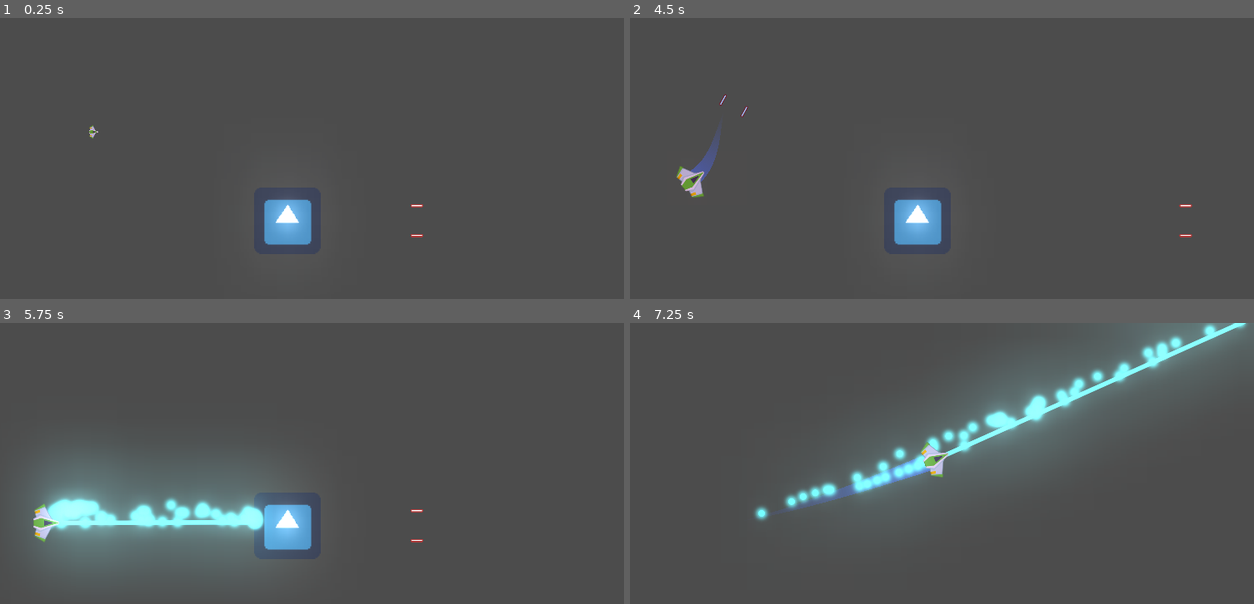
Above: before the commit, frames 1-4 (two rows, left to right).
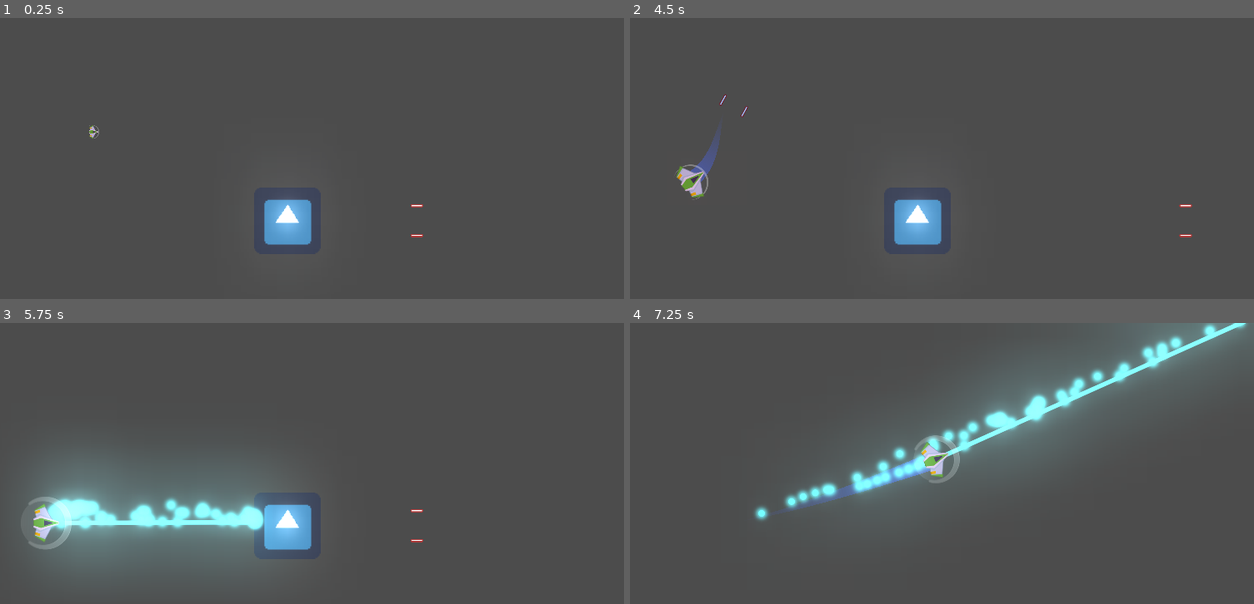
Above: after the commit, the same moments.

Repository: ismael29h/mete0rit0s-juego
Game: Godot game, scene res://Juego/Niveles/NivelTest.tscn
Same seed, same stepped clock (60 frames per second), same inputs: the game is played once before the commit and once after it. The engine's default icon, where the game draws it, is replaced by a stand-in: a white triangle on a blue panel in a dark square.
Inputs (mouse positions are in pixels of both pictures, inside the frame that each line leads up to):
- Up to frame 1 (0.25 s): no input
- Up to frame 2 (4.5 s): move the mouse to (1066, 186) at 0.52 s; hold W (mover_adelante) 0.53-1.28 s; hold Space (disparo_principal) 0.53-1.28 s; move the mouse to (786, 223) at 1.27 s; tap Shift (disparo_secundario) at 1.35 s; tap Enter at 2 s; move the mouse to (985, 121) at 2.02 s; hold A (mover_antihorario) 2.03-2.78 s; hold W (mover_adelante) 2.03-3.53 s; move the mouse to (885, 279) at 2.77 s; tap S (mover_atrás) at 2.85 s; move the mouse to (1122, 262) at 3.52 s; hold D (mover_horario) 3.53-4.28 s; tap Middle mouse button (escudo, bound only after the commit) at 4.15 s; move the mouse to (723, 150) at 4.27 s; tap Space (disparo_principal) at 4.35 s
- Up to frame 3 (5.75 s): move the mouse to (324, 511) at 5.02 s; tap Shift (disparo_secundario) at 5.1 s
- Up to frame 4 (7.25 s): move the mouse to (823, 415) at 5.77 s; hold W (mover_adelante) from 5.78 s (still down); tap A (mover_antihorario) at 5.85 s; move the mouse to (1066, 491) at 6.52 s; hold S (mover_atrás) from 6.53 s (still down)

The runs differ from the first frame. In frame 1, less than 0.1% of the frame differs, in the area x 14-16%, y 38-43%; in frame 2, less than 0.1%; in frame 3, 0.3%, in the area x 4-12%, y 61-81%; in frame 4, 0.3%.

Commit message:
Activación del escudo implementado

Diff:
--- /dev/null
+++ b/Juego/Naves/Player/Escudo.gd
@@ -0,0 +1,27 @@
+extends Area2D
+
+class_name Escudo
+
+var esta_activado:bool = false setget, get_esta_activado
+
+func _ready() -> void:
+	controlar_colisionador(true)
+
+
+func controlar_colisionador(esta_desactivado:bool) -> void:
+	$CollisionShape2D.set_deferred("disabled", esta_desactivado)
+
+
+func activar() -> void:
+	esta_activado = true
+	controlar_colisionador(false)
+	$AnimationPlayer.play("activando")
+
+
+func get_esta_activado() -> bool:
+	return esta_activado
+
+
+func _on_AnimationPlayer_animation_finished(anim_name:String) -> void:
+	if anim_name == "activando":
+		$AnimationPlayer.play("activado")
--- /dev/null
+++ b/Juego/Naves/Player/Escudo.tscn
@@ -0,0 +1,163 @@
+[gd_scene load_steps=10 format=2]
+
+[ext_resource path="res://Juego/Naves/Player/shield1.png" type="Texture" id=1]
+[ext_resource path="res://Juego/Naves/Player/shield2.png" type="Texture" id=2]
+[ext_resource path="res://Juego/Naves/Player/shield3.png" type="Texture" id=3]
+[ext_resource path="res://Juego/Sonidos/Audio/PlayerEscudo.ogg" type="AudioStream" id=4]
+[ext_resource path="res://Juego/Naves/Player/Escudo.gd" type="Script" id=5]
+
+[sub_resource type="CircleShape2D" id=1]
+radius = 72.0069
+
+[sub_resource type="Animation" id=2]
+resource_name = "activado"
+loop = true
+step = 0.2
+tracks/0/type = "value"
+tracks/0/path = NodePath("Completo:scale")
+tracks/0/interp = 1
+tracks/0/loop_wrap = true
+tracks/0/imported = false
+tracks/0/enabled = true
+tracks/0/keys = {
+"times": PoolRealArray( 0, 0.2, 0.4, 0.6, 0.8, 1 ),
+"transitions": PoolRealArray( 1, 1, 1, 1, 1, 1 ),
+"update": 0,
+"values": [ Vector2( 0.9, 0.9 ), Vector2( 1.1, 1.1 ), Vector2( 0.9, 0.9 ), Vector2( 1.1, 1.1 ), Vector2( 0.9, 0.9 ), Vector2( 1.1, 1.1 ) ]
+}
+tracks/1/type = "value"
+tracks/1/path = NodePath("Completo:visible")
+tracks/1/interp = 1
+tracks/1/loop_wrap = true
+tracks/1/imported = false
+tracks/1/enabled = true
+tracks/1/keys = {
+"times": PoolRealArray( 0 ),
+"transitions": PoolRealArray( 1 ),
+"update": 1,
+"values": [ true ]
+}
+tracks/2/type = "audio"
+tracks/2/path = NodePath("AudioStreamPlayer")
+tracks/2/interp = 1
+tracks/2/loop_wrap = true
+tracks/2/imported = false
+tracks/2/enabled = true
+tracks/2/keys = {
+"clips": [ {
+"end_offset": 0.0,
+"start_offset": 0.0,
+"stream": ExtResource( 4 )
+} ],
+"times": PoolRealArray( 0 )
+}
+
+[sub_resource type="Animation" id=3]
+resource_name = "activando"
+tracks/0/type = "value"
+tracks/0/path = NodePath("Abriendo1:visible")
+tracks/0/interp = 1
+tracks/0/loop_wrap = true
+tracks/0/imported = false
+tracks/0/enabled = true
+tracks/0/keys = {
+"times": PoolRealArray( 0, 0.5 ),
+"transitions": PoolRealArray( 1, 1 ),
+"update": 1,
+"values": [ true, false ]
+}
+tracks/1/type = "value"
+tracks/1/path = NodePath("Abriendo1:scale")
+tracks/1/interp = 1
+tracks/1/loop_wrap = true
+tracks/1/imported = false
+tracks/1/enabled = true
+tracks/1/keys = {
+"times": PoolRealArray( 0, 0.5 ),
+"transitions": PoolRealArray( 1, 1 ),
+"update": 0,
+"values": [ Vector2( 0.3, 0.3 ), Vector2( 1, 1 ) ]
+}
+tracks/2/type = "value"
+tracks/2/path = NodePath("Abriendo2:visible")
+tracks/2/interp = 1
+tracks/2/loop_wrap = true
+tracks/2/imported = false
+tracks/2/enabled = true
+tracks/2/keys = {
+"times": PoolRealArray( 0, 0.5, 0.8 ),
+"transitions": PoolRealArray( 1, 1, 1 ),
+"update": 1,
+"values": [ false, true, false ]
+}
+tracks/3/type = "value"
+tracks/3/path = NodePath("Abriendo2:scale")
+tracks/3/interp = 1
+tracks/3/loop_wrap = true
+tracks/3/imported = false
+tracks/3/enabled = true
+tracks/3/keys = {
+"times": PoolRealArray( 0.5, 0.8, 1 ),
+"transitions": PoolRealArray( 1, 1, 1 ),
+"update": 0,
+"values": [ Vector2( 1, 1 ), Vector2( 1.3, 1.3 ), Vector2( 1, 1 ) ]
+}
+tracks/4/type = "value"
+tracks/4/path = NodePath("Completo:visible")
+tracks/4/interp = 1
+tracks/4/loop_wrap = true
+tracks/4/imported = false
+tracks/4/enabled = true
+tracks/4/keys = {
+"times": PoolRealArray( 0, 0.8 ),
+"transitions": PoolRealArray( 1, 1 ),
+"update": 1,
+"values": [ false, true ]
+}
+tracks/5/type = "value"
+tracks/5/path = NodePath("Completo:scale")
+tracks/5/interp = 1
+tracks/5/loop_wrap = true
+tracks/5/imported = false
+tracks/5/enabled = true
+tracks/5/keys = {
+"times": PoolRealArray( 0.8, 1 ),
+"transitions": PoolRealArray( 1, 1 ),
+"update": 0,
+"values": [ Vector2( 1.3, 1.3 ), Vector2( 1, 1 ) ]
+}
+
+[sub_resource type="Animation" id=4]
+resource_name = "default"
+
+[node name="Escudo" type="Area2D"]
+script = ExtResource( 5 )
+
+[node name="CollisionShape2D" type="CollisionShape2D" parent="."]
+shape = SubResource( 1 )
+
+[node name="Completo" type="Sprite" parent="."]
+visible = false
+rotation = 1.5708
+scale = Vector2( 0.9, 0.9 )
+texture = ExtResource( 3 )
+
+[node name="Abriendo1" type="Sprite" parent="."]
+rotation = 1.5708
+scale = Vector2( 0.3, 0.3 )
+texture = ExtResource( 1 )
+
+[node name="Abriendo2" type="Sprite" parent="."]
+visible = false
+rotation = 1.5708
+texture = ExtResource( 2 )
+
+[node name="AnimationPlayer" type="AnimationPlayer" parent="."]
+anims/activado = SubResource( 2 )
+anims/activando = SubResource( 3 )
+anims/default = SubResource( 4 )
+
+[node name="AudioStreamPlayer" type="AudioStreamPlayer" parent="."]
+stream = ExtResource( 4 )
+
+[connection signal="animation_finished" from="AnimationPlayer" to="." method="_on_AnimationPlayer_animation_finished"]
--- a/Juego/Naves/Player/Player.gd
+++ b/Juego/Naves/Player/Player.gd
@@ -17,6 +17,7 @@
 onready var motor_sfx:Motor = $MotorSFX
 onready var colisionador:CollisionShape2D = $CollisionPlayer
 onready var impacto_sfx:AudioStreamPlayer = $ImpactoSFX
+onready var escudo:Escudo = $Escudo
 
 # enumerable
 enum ESTADO {SPAWN, VIVO, INVENCIBLE, MUERTO}
@@ -110,6 +111,9 @@
 			canion.set_esta_disparando(false)
 			laser.set_is_casting(true)
 
+	# escudo
+	if event.is_action_pressed("escudo") and not escudo.get_esta_activado():
+		escudo.activar()
 
 # AnimationPlayer
 func _on_AnimationPlayer_animation_finished(anim_name:String) -> void:
--- a/Juego/Naves/Player/Player.tscn
+++ b/Juego/Naves/Player/Player.tscn
@@ -8,6 +8,7 @@
 [ext_resource path="res://Juego/Sonidos/Audio/PlayerMotor.ogg" type="AudioStream" id=6]
 [ext_resource path="res://Juego/Naves/Player/MotorSFX.gd" type="Script" id=7]
 [ext_resource path="res://Juego/Sonidos/Audio/PlayerImpacto.ogg" type="AudioStream" id=8]
+[ext_resource path="res://Juego/Naves/Player/Escudo.tscn" type="PackedScene" id=9]
 
 [sub_resource type="PhysicsMaterial" id=2]
 friction = 0.0
@@ -102,6 +103,8 @@
 stream = ExtResource( 8 )
 bus = "SFX"
 
+[node name="Escudo" parent="." instance=ExtResource( 9 )]
+
 [connection signal="animation_finished" from="AnimationPlayer" to="." method="_on_AnimationPlayer_animation_finished"]
 
 [editable path="Canion"]
--- a/project.godot
+++ b/project.godot
@@ -13,6 +13,11 @@
 "class": "Canion",
 "language": "GDScript",
 "path": "res://Juego/Proyectiles/Canion.gd"
+}, {
+"base": "Area2D",
+"class": "Escudo",
+"language": "GDScript",
+"path": "res://Juego/Naves/Player/Escudo.gd"
 }, {
 "base": "Line2D",
 "class": "Estela",
@@ -46,6 +51,7 @@
 } ]
 _global_script_class_icons={
 "Canion": "",
+"Escudo": "",
 "Estela": "",
 "Motor": "",
 "Nivel": "",
@@ -114,6 +120,12 @@
 , Object(InputEventMouseButton,"resource_local_to_scene":false,"resource_name":"","device":-1,"alt":false,"shift":false …(203 unchanged characters)…
  ]
 }
+escudo={
+"deadzone": 0.5,
+"events": [ Object(InputEventMouseButton,"resource_local_to_scene":false,"resource_name":"","device":-1,"alt":false,"shift":false,"control":false,"meta":false,"command":false,"button_mask":0,"position":Vector2( 0, 0 ),"global_position":Vector2( 0, 0 ),"factor":1.0,"button_index":3,"pressed":false,"doubleclick":false,"script":null)
+, Object(InputEventKey,"resource_local_to_scene":false,"resource_name":"","device":0,"alt":false,"shift":false,"control":false,"meta":false,"command":false,"pressed":false,"scancode":0,"physical_scancode":67,"unicode":0,"echo":false,"script":null)
+ ]
+}
 
 [layer_names]
 
Not shown: 1 places in Juego/Naves/Player/Player.tscn that only renumber resources
Binary file added: Juego/Naves/Player/shield1.png
Not shown, added: Juego/Naves/Player/shield1.png.import
Binary file added: Juego/Naves/Player/shield2.png
Not shown, added: Juego/Naves/Player/shield2.png.import
Binary file added: Juego/Naves/Player/shield3.png
Not shown, added: Juego/Naves/Player/shield3.png.import
Not shown, added: Juego/Sonidos/Audio/PlayerEscudo.ogg.import
Not shown, added: Juego/Sonidos/Audio/PlayerEscudo.ogg
